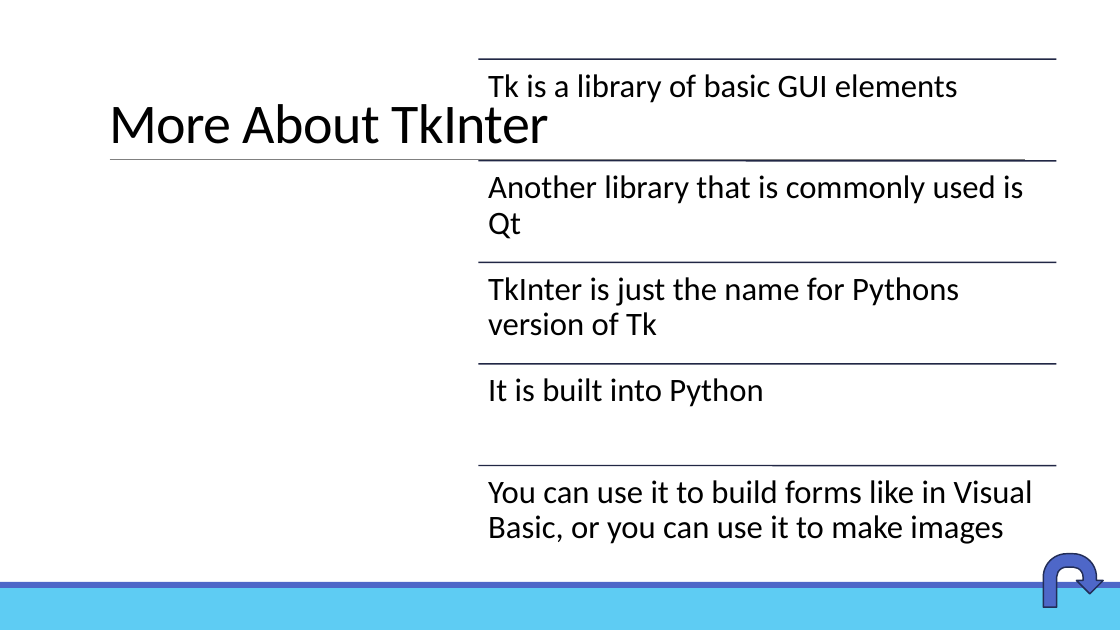
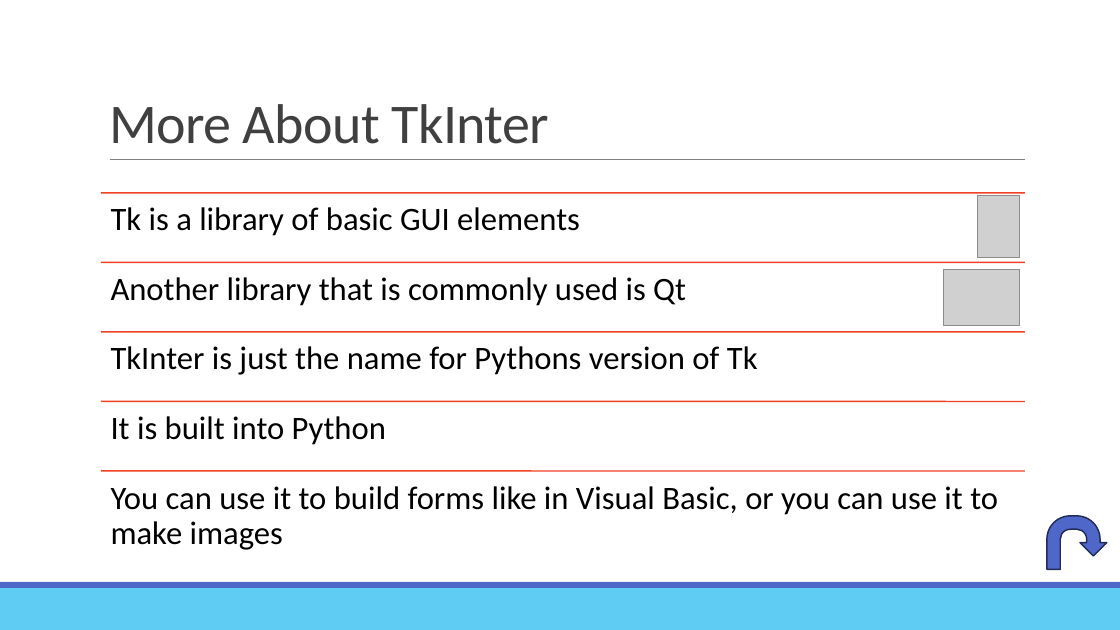
Before and after one commit to 24tweikel/TkInterTutorial, a slide deck: slide 5 of tkinter.pptx (slide 4 before the commit). Drawn at 1120x630 pixels with LibreOffice and Linux fonts; fonts in the diff are those of the drawing; grey boxes stand for pictures. Boxes give left, top, right and bottom in pixels: in the first picture for what was removed or moved away, otherwise in the second. Text is boxed around its words. In the diff, an @@ line names an element or a change of style, - is before the commit and + after.

```diff
--- a/tkinter.pptx
+++ b/tkinter.pptx
@@ title "More About TkInter" at [109, 104, 550, 144]: text colour #000000 to #404040 @@
@@ text "Tk is a library of ...": place and size @@
-text "Tk is a library of ..." at [488, 74, 958, 103]
+text "Tk is a library of ..." at [111, 207, 580, 236]
@@ picture added at [977, 196, 1019, 257] @@
@@ text "Another library that is commonly ..." rewrapped from [488, 175, 1023, 239] to [111, 277, 686, 306] @@
@@ picture added at [944, 270, 1020, 325] @@
@@ text "TkInter is just the name ..." rewrapped from [488, 277, 959, 336] to [111, 346, 758, 375] @@
@@ text "It is built into Python": place and size @@
-text "It is built into Python" at [488, 378, 763, 407]
+text "It is built into Python" at [111, 416, 386, 445]
@@ text "You can use it to ..." rewrapped from [488, 480, 1033, 544] to [111, 486, 998, 550] @@
@@ group added at [101, 193, 1025, 471]: 5 lines @@
@@ group removed at [479, 59, 1057, 465]: 5 lines @@
@@ uturn arrow: place and size @@
-uturn arrow at [1044, 554, 1103, 607]
+uturn arrow at [1047, 516, 1107, 570]
```
Also in this commit, not shown: 7 other slides changed, 4 slides added, 1 slide removed, 8 other files.
